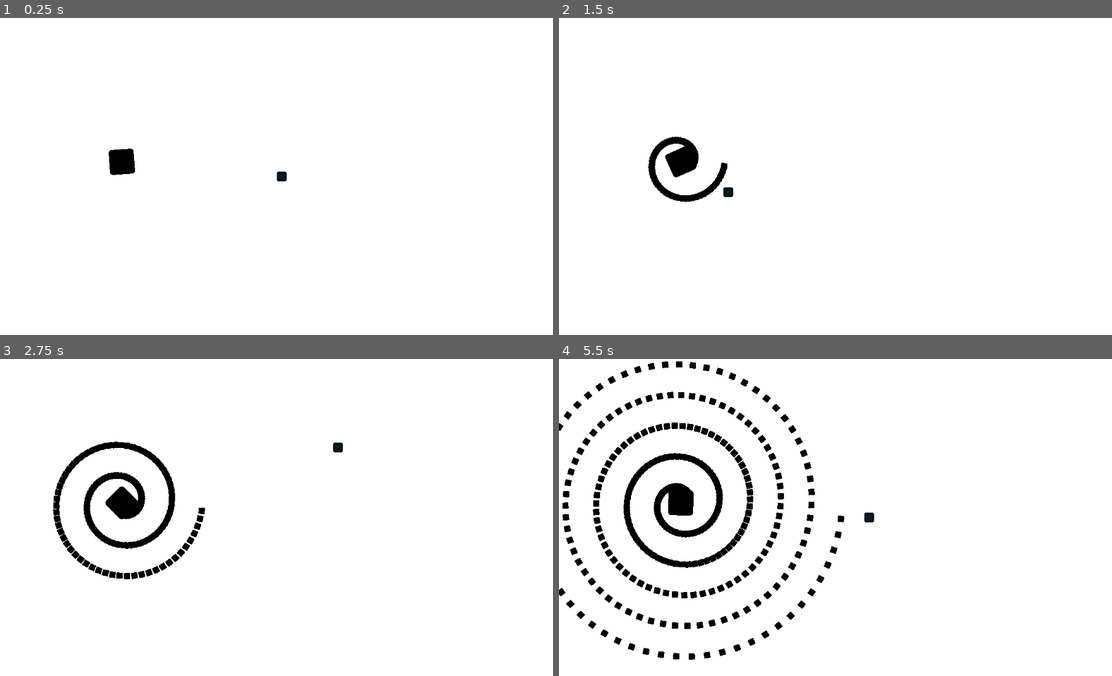
Above: before the commit, frames 1-4 (two rows, left to right).
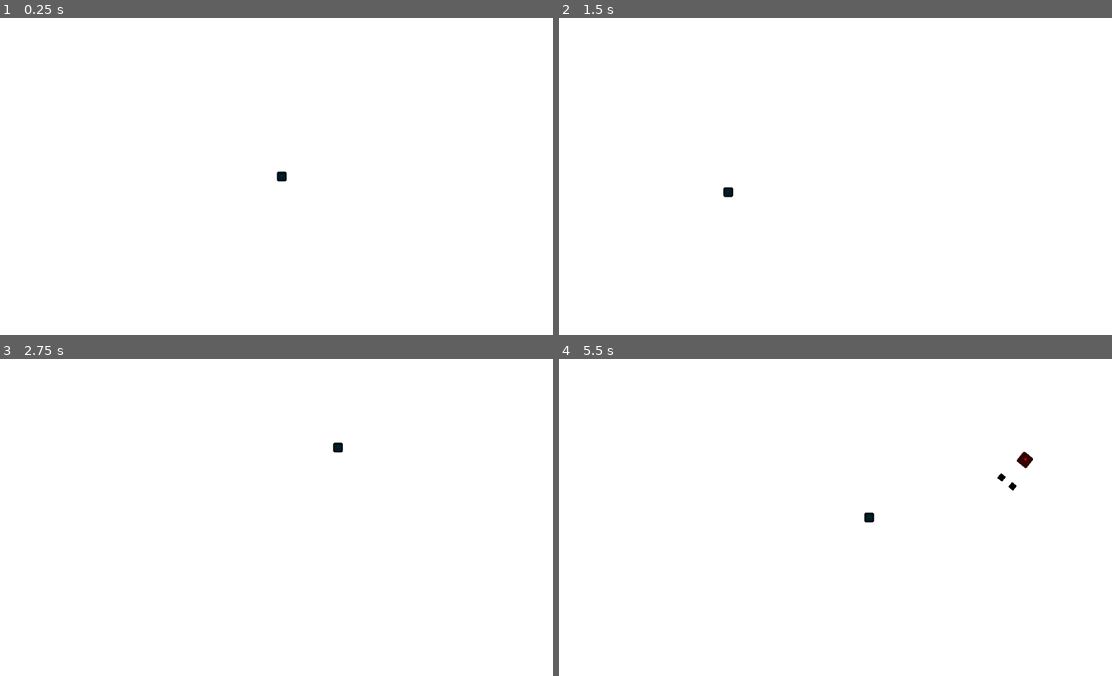
Above: after the commit, the same moments.

Repository: Savio-888/Trabalho-Logica-Jogo
Game: Godot game, scene res://Scenes/Game.tscn
The game is run twice, just before and just after one commit, with the same random seed, the same clock (stepped at 60 frames per second) and the same inputs. The engine's default icon, where the game draws it, is replaced by a stand-in: a white triangle on a blue panel in a dark square.
Inputs (mouse positions are in pixels of both pictures, inside the frame that each line leads up to):
- Up to frame 1 (0.25 s): no input
- Up to frame 2 (1.5 s): move the mouse to (962, 160) at 0.52 s; move the mouse to (730, 192) at 1.27 s
- Up to frame 3 (2.75 s): move the mouse to (337, 447) at 2.02 s
- Up to frame 4 (5.5 s): move the mouse to (813, 580) at 2.77 s; move the mouse to (1012, 565) at 3.52 s; move the mouse to (669, 469) at 4.27 s; move the mouse to (868, 517) at 5.02 s

The runs differ from the first frame. In frame 1, 0.4% of the frame differs, in the area x 19-25%, y 41-50%; in frame 2, 1.1%; in frame 3, 2.8%; in frame 4, 6.8%, in the area x 0-86%, y 0-95%.

Commit message:
Adicionando novo padrão de ataque e movimento dos inimigos, além de um objeto spawner.

Diff:
--- a/Scenes/Game.tscn
+++ b/Scenes/Game.tscn
@@ -2,16 +2,17 @@
 
 [ext_resource type="Script" uid="uid://3b786f6p4uqx" path="res://Scripts/game.gd" id="1_gl6un"]
 [ext_resource type="PackedScene" uid="uid://blo6oavb3cb2x" path="res://Scenes/player.tscn" id="2_j5yw3"]
-[ext_resource type="PackedScene" uid="uid://gph8vhk0rr33" path="res://Scenes/enemy.tscn" id="3_j5yw3"]
+[ext_resource type="PackedScene" uid="uid://ogask02mi3ts" path="res://Scenes/Spawner.tscn" id="3_j5yw3"]
 
 [node name="Game" type="Node2D"]
 script = ExtResource("1_gl6un")
 
-[node name="ColorRect" type="ColorRect" parent="."]
+[node name="Plano de Fundo" type="ColorRect" parent="."]
 offset_right = 1152.0
 offset_bottom = 648.0
 
 [node name="Player" parent="." instance=ExtResource("2_j5yw3")]
 
-[node name="Enemy" parent="." instance=ExtResource("3_j5yw3")]
-position = Vector2(249, 294)
+[node name="Spawner" parent="." instance=ExtResource("3_j5yw3")]
+position = Vector2(1177, -70)
+rotation = 0.68258613
--- /dev/null
+++ b/Scenes/Spawner.tscn
@@ -0,0 +1,10 @@
+[gd_scene load_steps=2 format=3 uid="uid://ogask02mi3ts"]
+
+[ext_resource type="Script" uid="uid://bjuaytkbfwbpx" path="res://Scripts/spawner.gd" id="1_ohbek"]
+
+[node name="Spawner" type="Node2D"]
+script = ExtResource("1_ohbek")
+
+[node name="Timer" type="Timer" parent="."]
+
+[connection signal="timeout" from="Timer" to="." method="timeout"]
--- a/Scenes/enemy.tscn
+++ /dev/null
@@ -1,12 +0,0 @@
-[gd_scene load_steps=3 format=3 uid="uid://gph8vhk0rr33"]
-
-[ext_resource type="Script" uid="uid://jpo2n12c5apy" path="res://Scripts/enemy.gd" id="1_1f0kj"]
-[ext_resource type="Texture2D" uid="uid://bjct7or27j0h4" path="res://icon.svg" id="2_afpow"]
-
-[node name="Enemy" type="Node2D"]
-script = ExtResource("1_1f0kj")
-
-[node name="Sprite2D" type="Sprite2D" parent="."]
-modulate = Color(0, 0, 0, 1)
-scale = Vector2(0.4, 0.4)
-texture = ExtResource("2_afpow")
--- /dev/null
+++ b/Scenes/enemy1.tscn
@@ -0,0 +1,17 @@
+[gd_scene load_steps=3 format=3 uid="uid://gph8vhk0rr33"]
+
+[ext_resource type="Script" uid="uid://jpo2n12c5apy" path="res://Scripts/enemy1.gd" id="1_mxdow"]
+[ext_resource type="Texture2D" uid="uid://bjct7or27j0h4" path="res://icon.svg" id="2_afpow"]
+
+[node name="Enemy1" type="Node2D"]
+scale = Vector2(0.5, 0.5)
+script = ExtResource("1_mxdow")
+
+[node name="Sprite2D" type="Sprite2D" parent="."]
+modulate = Color(0.7943986, 3.2247603e-06, 9.62615e-07, 1)
+scale = Vector2(0.4, 0.4)
+texture = ExtResource("2_afpow")
+
+[node name="Timer" type="Timer" parent="."]
+
+[connection signal="timeout" from="Timer" to="." method="timeout"]
--- a/Scripts/bullet.gd
+++ b/Scripts/bullet.gd
@@ -1,11 +1,12 @@
 extends Node2D
 
 # Script base da bala dos inimigos.
+var dir = Vector2(1, 0)
 
 func _ready():
 	pass
 
 func _process(_delta):
-	self.position += Vector2(1, 0).rotated(self.rotation) # Define posição e rotação, baseado na direção em que foi lançado.
+	self.position += dir.rotated(self.rotation) # Define posição e rotação, baseado na direção em que foi lançado.
 	if($RayCast2D.is_colliding()): # Checa se o Raycast (colisão da bala) entrou em contato com alguma outra coisa (o player).
 		print('HIT!!') # Isso é so pra teste só.
--- a/Scripts/enemy.gd
+++ /dev/null
@@ -1,14 +0,0 @@
-extends Node2D
-
-# Script base do primeiro inimigo do jogo. Conforme eu for criando mais inimigos
-# eu vou mudando o script. Mas essa é a base.
-
-var bullet_scene = preload("res://Scenes/bullet.tscn")
-func _ready():
-	pass
-func _process(_delta):
-	rotate(.1)
-	var b = bullet_scene.instantiate()
-	b.position = self.position
-	b.rotation = self.rotation
-	get_parent().add_child(b)
--- /dev/null
+++ b/Scripts/enemy1.gd
@@ -0,0 +1,28 @@
+extends Node2D
+
+# Script base do primeiro inimigo do jogo. Conforme eu for criando mais inimigos
+# eu vou mudando o script. Mas essa é a base.
+
+var bullet_scene = preload("res://Scenes/bullet.tscn")
+var dir = Vector2(0, 4)
+func _ready():
+	$Timer.set_wait_time(1)
+	$Timer.start()
+func _process(_delta):
+	self.position += dir.rotated(self.rotation)
+func spawn_bullets():
+	var b1 = bullet_scene.instantiate()
+	b1.position = self.position
+	b1.rotation = self.rotation
+	b1.dir = Vector2(.5, 6)
+
+	var b2 = bullet_scene.instantiate()
+	b2.position = self.position
+	b2.rotation = self.rotation
+	b2.dir = Vector2(-.5, 6)
+
+	get_parent().add_child(b1)
+	get_parent().add_child(b2)
+
+func timeout() -> void:
+	spawn_bullets()
--- a/Scripts/game.gd
+++ b/Scripts/game.gd
@@ -4,4 +4,5 @@
 
 func _ready():
 	Input.set_mouse_mode(Input.MOUSE_MODE_HIDDEN) # Tira o mouse da tela
+	$Spawner.spawn_time = 1.5
 	# enquanto ele estiver dentro da janela
--- /dev/null
+++ b/Scripts/spawner.gd
@@ -0,0 +1,16 @@
+extends Node2D
+
+var spawn_time = 4
+var enemy_scene = load("res://Scenes/enemy1.tscn")
+
+func _ready():
+	$Timer.set_wait_time(spawn_time)
+	$Timer.start()
+	pass
+func _process(_delta):
+	pass
+func timeout() -> void:
+	var e = enemy_scene.instantiate()
+	e.position = self.position
+	e.rotation = self.rotation
+	get_parent().add_child(e)
Renamed: Scripts/enemy.gd.uid -> Scripts/enemy1.gd.uid
Not shown, added: Scripts/spawner.gd.uid
